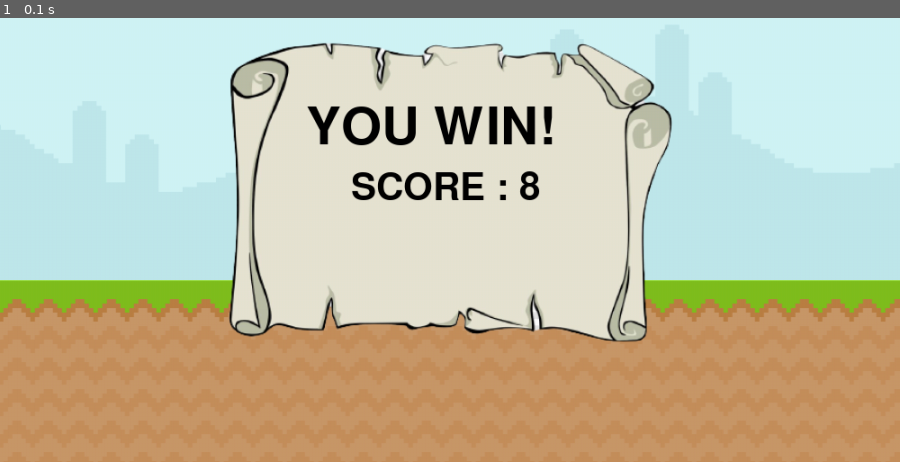
Above: before the commit, frame 1.
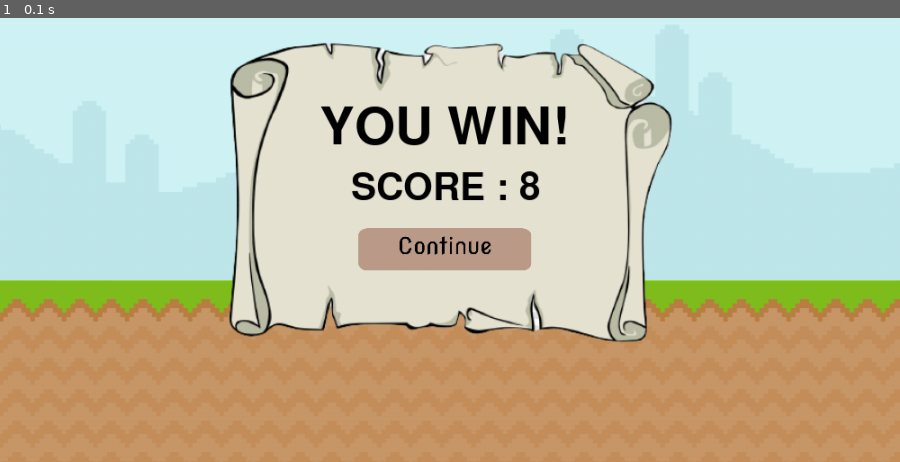
Above: after the commit, the same moment.

Repository: vienniee/math_blasters
Game: pygame game, started from results.py
Two runs of this game, one before a commit and one after it. Both use one fixed random seed, a clock stepped at 60 frames per second and the inputs below.
Inputs:
- Up to frame 1 (0.1 s): no input

The runs differ from the first frame. In frame 1, 3.5% of the frame differs, in the area x 34-63%, y 19-57%.

Commit message:
finished results UI

Diff:
--- a/results.py
+++ b/results.py
@@ -25,7 +25,7 @@
 resultFont = pygame.font.Font('freesansbold.ttf', 58)
 scoreTextX = 390
 scoreTextY = 275
-resultTextX = 340
+resultTextX = 355
 resultTextY = 200
 
 
@@ -40,7 +40,42 @@
         screen.blit(resultText, (resultTextX-10, resultTextY))
 
 #TODO: continue button
+#try to take from levelselect later
 
+#button class
+class Button():
+    def __init__(self, x, y, image, scale):
+        width = image.get_width()
+        height = image.get_height()
+        self.image = pygame.transform.scale(image, (int(width *scale),int(height*scale)))
+        self.rect = self.image.get_rect()
+        self.rect.topleft = (x, y)
+        self.clicked = False
+
+    def draw(self):
+        action = False
+        #getting mouse position
+        pos = pygame.mouse.get_pos()
+
+        #check mouseover and clicked conditions
+        if self.rect.collidepoint(pos):
+            if pygame.mouse.get_pressed()[0] == 1 and self.clicked == False:
+                self.clicked = True
+                print('clicked')
+                action = True
+
+        if pygame.mouse.get_pressed()[0] == 0:
+            self.clicked = False
+
+        #draw button on screen
+        screen.blit(self.image,(self.rect.x,self.rect.y))
+
+        return action
+
+cont = pygame.image.load('Image\cont.png').convert_alpha()
+
+#button instance
+contButton = Button(352,340,cont,0.25)
 
 
 
@@ -61,4 +96,7 @@
     else:
         showResults(scoreTextX,scoreTextY,False)
 
+    if contButton.draw() == True:
+        print('continue button selected')
+
     pygame.display.update()
Binary file added: Image/cont.png
